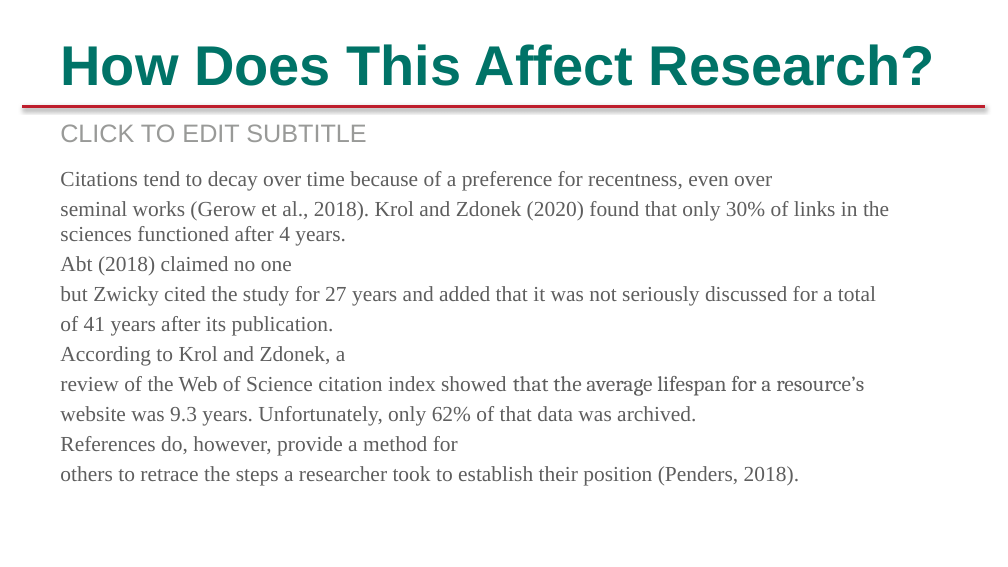
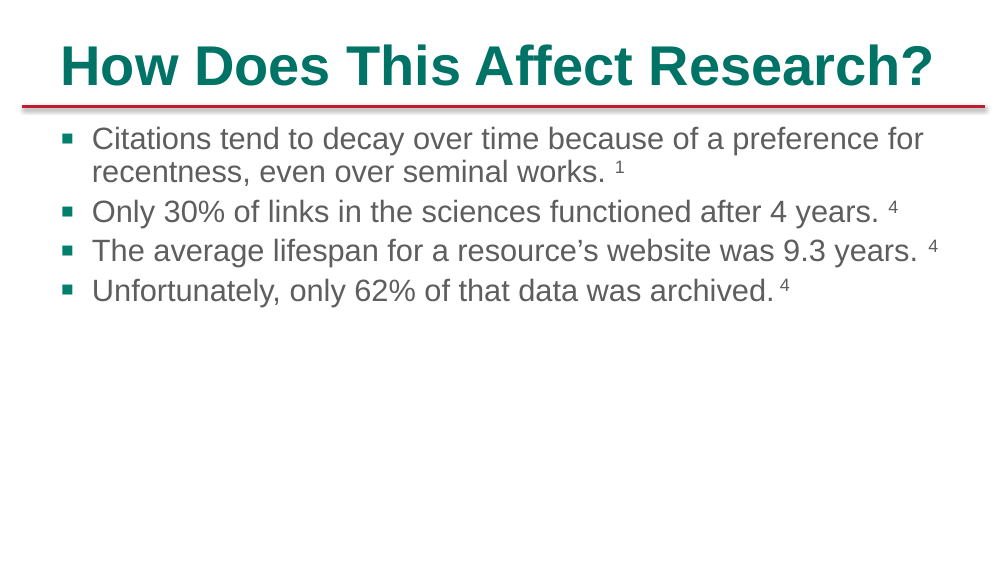
Before and after one commit to rottingresearch/rottingresearch, a slide deck: slide 8 of Presentations/ALA LibLearnX 2024/LibLearnX-2024-ALA.pptx. Drawn at 1008x567 pixels with LibreOffice and Linux fonts; fonts in the diff are those of the drawing; background and template pictures are left out. Boxes give left, top, right and bottom in pixels: in the first picture for what was removed or moved away, otherwise in the second. Text is boxed around its words. In the diff, an @@ line names an element or a change of style, - is before the commit and + after.

```diff
--- a/Presentations/ALA LibLearnX 2024/LibLearnX-2024-ALA.pptx
+++ b/Presentations/ALA LibLearnX 2024/LibLearnX-2024-ALA.pptx
@@ text removed at (x1=60, y1=124, x2=366, y2=142) @@
-CLICK TO EDIT SUBTITLE
@@ text at (x1=92, y1=126, x2=938, y2=306): text changed; size 15.3 to 22 pt; font Times New Roman to Arial @@
-Citations tend to decay over time because of a preference for recentness, even over
-seminal works (Gerow et al., 2018). Krol and Zdonek (2020) found that only 30% of links in the sciences functioned after 4 years.
-Abt (2018) claimed no one
-but Zwicky cited the study for 27 years and added that it was not seriously discussed for a total
-of 41 years after its publication.
-According to Krol and Zdonek, a
-review of the Web of Science citation index showed that the average lifespan for a resource’s
-website was 9.3 years. Unfortunately, only 62% of that data was archived.
-References do, however, provide a method for
-others to retrace the steps a researcher took to establish their position (Penders, 2018).
+▪ Citations tend to decay over time because of a preference for recentness, even over seminal works. 1
+▪ Only 30% of links in the sciences functioned after 4 years. 4
+▪ The average lifespan for a resource’s website was 9.3 years. 4
+▪ Unfortunately, only 62% of that data was archived. 4
```
Also in this commit, not shown: 13 other slides changed, 4 slides added, 3 slides removed, 1 other file.
